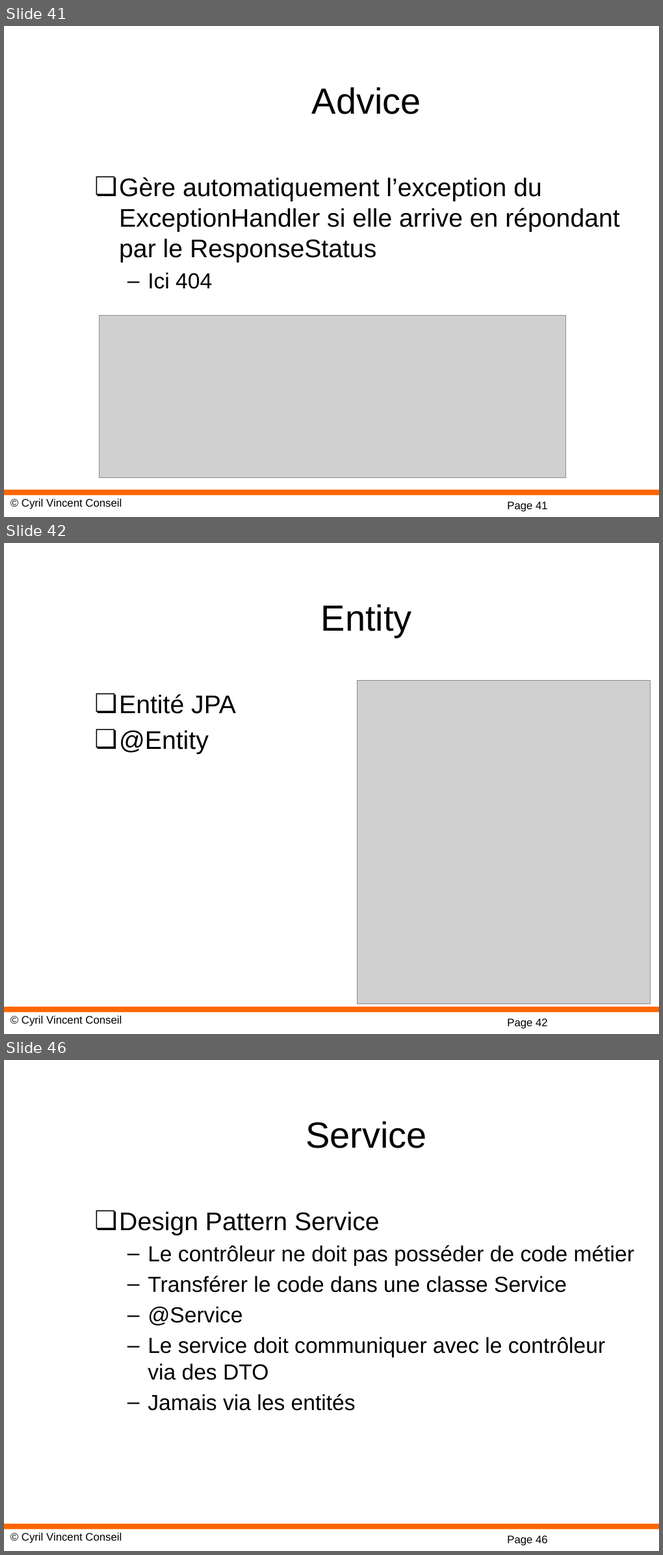
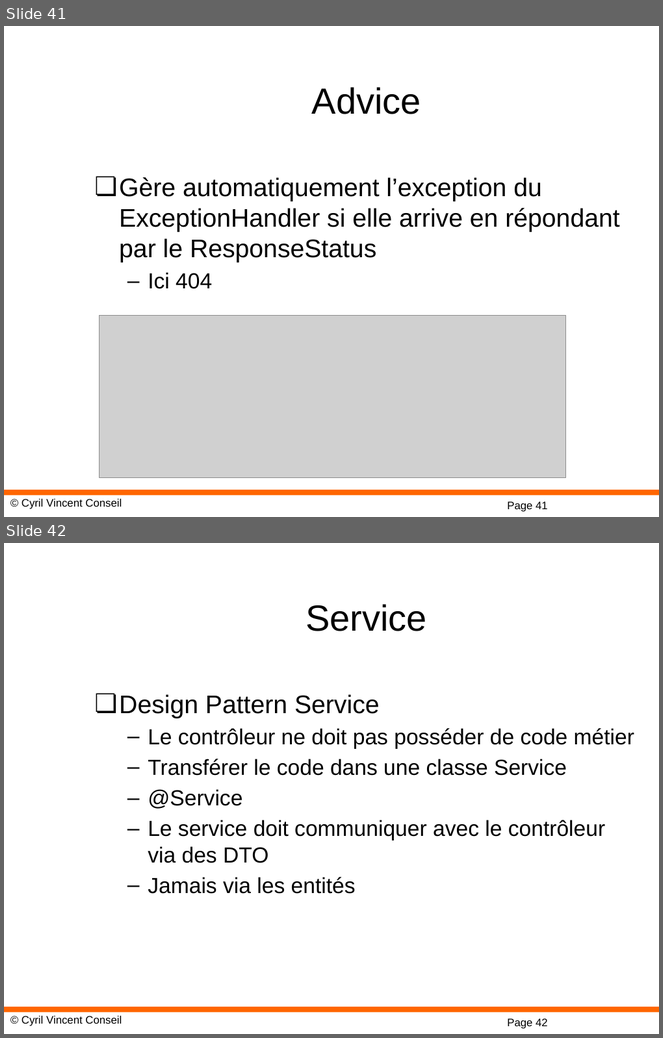
Before and after one commit to cyrilvincent/spring, a slide deck: ppt/Spring-08-SpringRest.pptx. Shown one above the other, each under a label of ours: slides 41, 42 and 46 before the commit, slides 41 and 42 after it; the slides between them are not shown. The pictures are 663x1555 and 663x1038 pixels, drawn with LibreOffice and Linux fonts; fonts in the diff are those of the drawing; grey boxes stand for pictures; background and template pictures are left out. Boxes give left, top, right and bottom in pixels: in the first picture for what was removed or moved away, otherwise in the second. Text is boxed around its words. In the diff, an @@ line names an element or a change of style, - is before the commit and + after.

```diff
--- a/ppt/Spring-08-SpringRest.pptx
+++ b/ppt/Spring-08-SpringRest.pptx
@@ slide 42 removed at bbox=[4, 543, 659, 1034], background #FFFFFF; not listed: 3 template elements that a slide beside it also shows @@
@@ title removed at bbox=[321, 604, 412, 637] @@
-Entity
@@ text removed at bbox=[119, 694, 236, 754] @@
-❏ Entité JPA
-❏ @Entity
@@ picture removed at bbox=[357, 681, 650, 1005] @@
@@ what was slide 46 is now slide 42 @@
@@ page number at bbox=[507, 1019, 548, 1029]: text changed @@
-Page 46
+Page 42
```
Also in this commit, not shown: 1 slide changed, 5 other slides removed, 10 other files.
